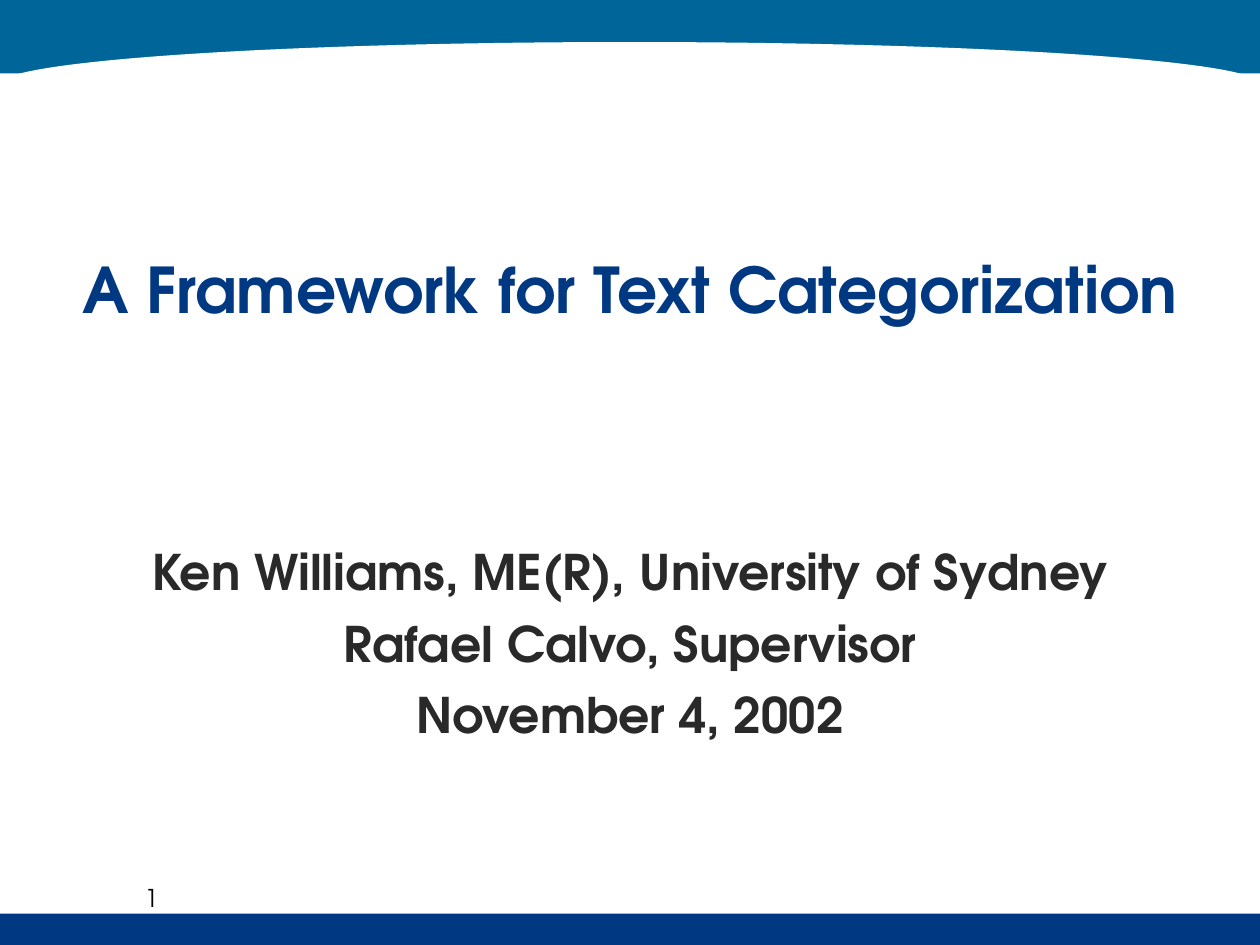
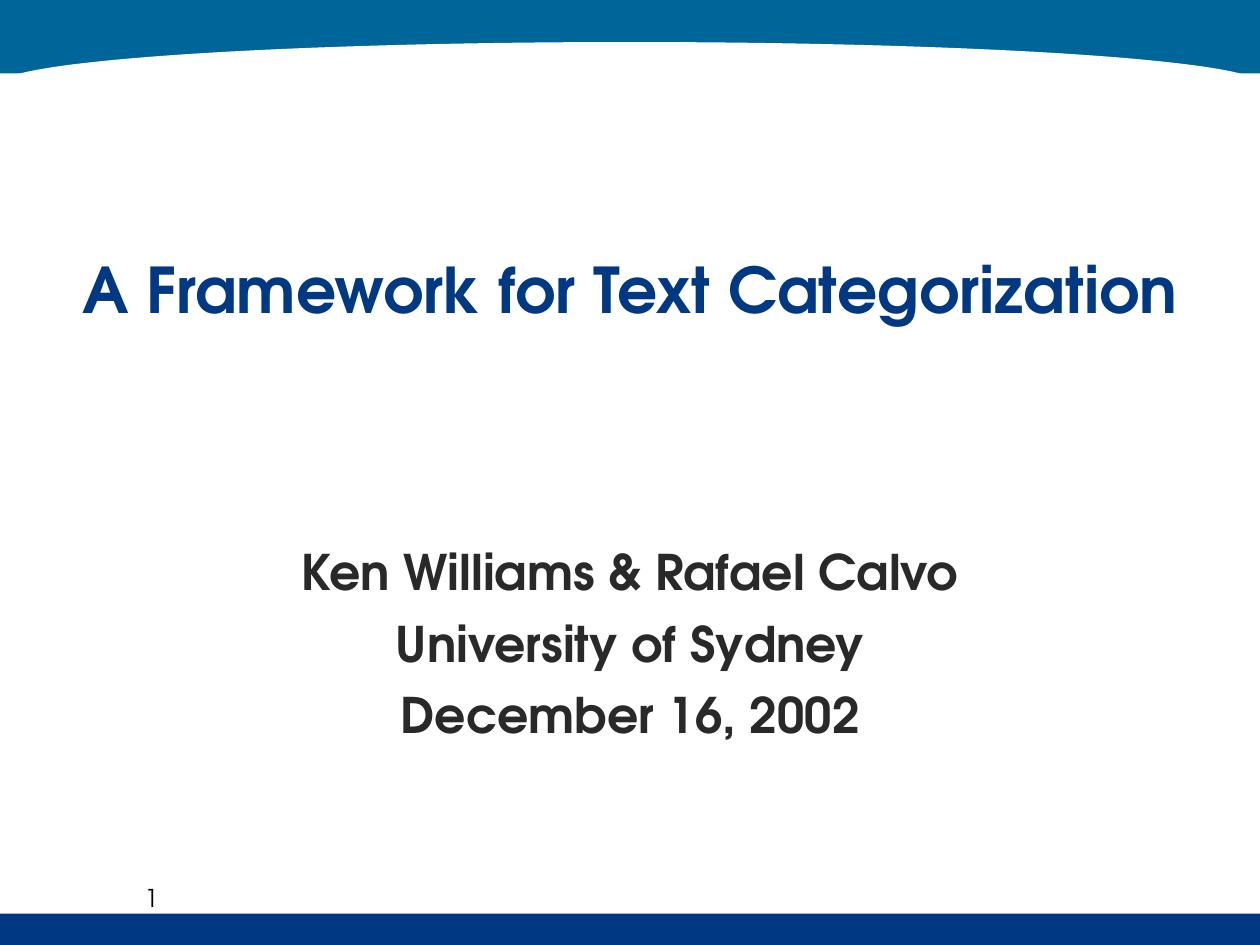
Before and after one commit to kenahoo/tcframe, a slide deck: slide 1 of doc/Thesis Seminar.ppt. Drawn at 1260x945 pixels with LibreOffice and Linux fonts; fonts in the diff are those of the drawing; background and template pictures are left out. Boxes give left, top, right and bottom in pixels: in the first picture for what was removed or moved away, otherwise in the second. Text is boxed around its words. In the diff, an @@ line names an element or a change of style, - is before the commit and + after.

```diff
--- a/doc/Thesis Seminar.ppt
+++ b/doc/Thesis Seminar.ppt
@@ subtitle at (302, 552, 959, 740): text changed @@
-Ken Williams, ME(R), University of Sydney
-Rafael Calvo, Supervisor
-November 4, 2002
+Ken Williams & Rafael Calvo
+University of Sydney
+December 16, 2002
```
Also in this commit, not shown: 7 other slides changed.
